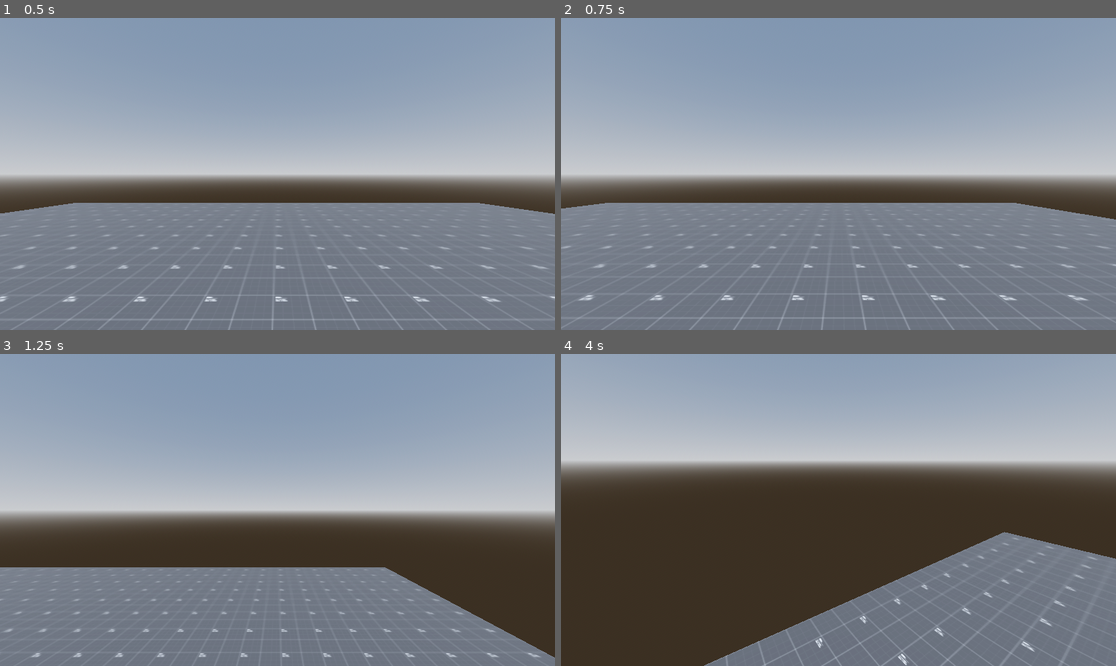
Above: before the commit, frames 1-4 (two rows, left to right).
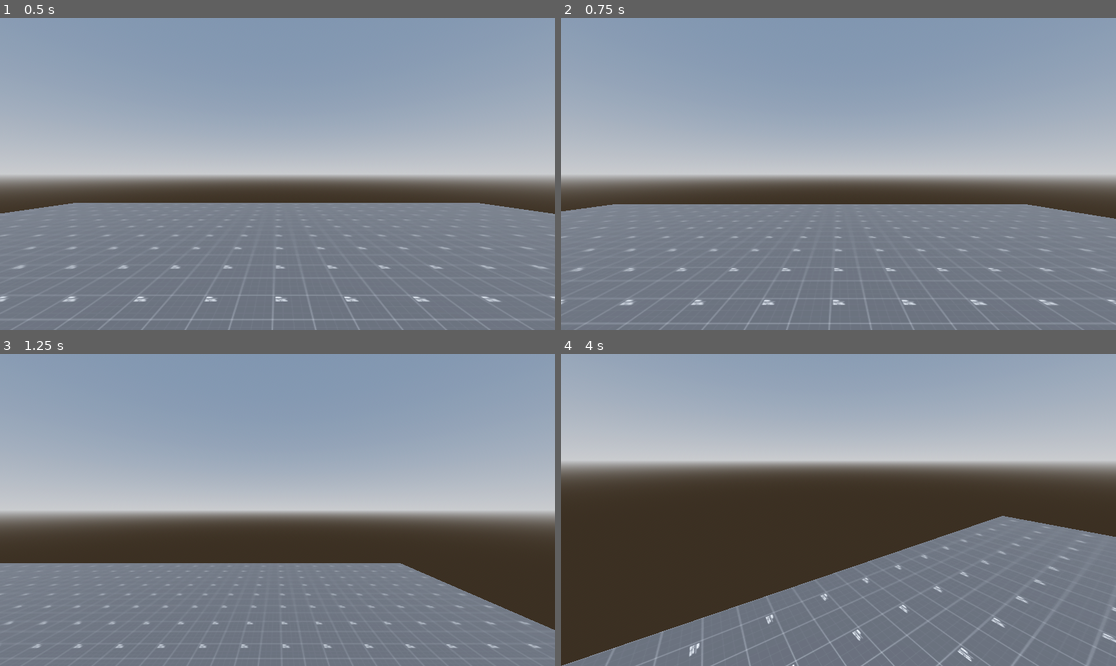
Above: after the commit, the same moments.

Repository: gbrlferz/super-crate-box-fps
Game: Godot game, scene res://scenes/game.tscn
Same seed, same stepped clock (60 frames per second), same inputs: the game is played once before the commit and once after it.
Inputs (mouse positions are in pixels of both pictures, inside the frame that each line leads up to):
- Up to frame 1 (0.5 s): no input
- Up to frame 2 (0.75 s): tap Enter at 0.5 s; move the mouse to (960, 158) at 0.52 s; hold D (right) from 0.53 s (still down); hold Shift (sprint) from 0.53 s (still down); click (960, 158) at 0.67 s
- Up to frame 3 (1.25 s): keep holding D (right); keep holding Shift (sprint); tap Space (jump) at 0.77 s
- Up to frame 4 (4 s): move the mouse to (810, 510) at 1.27 s; release D (right) at 1.28 s; release Shift (sprint) at 1.28 s; hold W (up) from 1.28 s (still down); tap Shift (sprint) at 1.35, 2.85 s; tap Space (jump) at 1.52, 3.02, 3.77 s; move the mouse to (849, 503) at 2.02 s; hold Shift (sprint) 2.03-2.78 s; move the mouse to (832, 516) at 2.77 s; move the mouse to (877, 513) at 3.52 s; hold Shift (sprint) from 3.53 s (still down)

Frame 1 is identical in both runs. In frame 2, 2.2% of the frame differs, in the area x 0-100%, y 59-100%; in frame 3, 3.8%; in frame 4, 10%, in the area x 0-100%, y 51-100%.

Commit message:
Implement advanced movement

Diff:
--- a/fps_controller/fps_controller.gd
+++ b/fps_controller/fps_controller.gd
@@ -8,12 +8,18 @@
 @export var controller_look_sensitivity := 0.05
 @export var jump_velocity := 6.0
 @export var auto_bhop := true
-@export var walk_speed := 7.0
-@export var sprint_speed := 8.5
 
 const HEADBOB_MOVE_AMOUNT := 0.06
 const HEADBOB_FREQUENCY := 2.04
 var headbob_time := 0.0
+
+# Ground movement settings.
+@export_group("Ground movement")
+@export var walk_speed := 7.0
+@export var sprint_speed := 8.5
+@export var ground_accel := 14.0
+@export var ground_decel := 10.0
+@export var ground_friction := 6.0
 
 # Air movement settings. Need to tweak these to get the feeling dialed in.
 @export_group("Air movement")
@@ -72,8 +78,24 @@
 
 
 func _handle_ground_physics(delta: float) -> void:
-	self.velocity.x = wish_dir.x * get_move_speed()
-	self.velocity.z = wish_dir.z * get_move_speed()
+	# self.velocity.x = wish_dir.x * get_move_speed()
+	# self.velocity.z = wish_dir.z * get_move_speed()
+
+	# Similar to air movement. Acceleration and friction on ground.
+	var cur_speed_in_wish_dir := self.velocity.dot(wish_dir)
+	var add_speed_till_cap := get_move_speed() - cur_speed_in_wish_dir
+	if add_speed_till_cap >0:
+		var accel_speed := ground_accel * delta * get_move_speed()
+		accel_speed = min(accel_speed, add_speed_till_cap)
+		self.velocity += accel_speed * wish_dir
+
+	# Apply friction
+	var control: float = max(self.velocity.length(), ground_decel)
+	var drop := control * ground_friction * delta
+	var new_speed: float = max(self.velocity.length() - drop, 0.0)
+	if self.velocity.length() > 0:
+		new_speed /= self.velocity.length()
+	self.velocity *= new_speed
 
 	_headbob_effect(delta)
 
